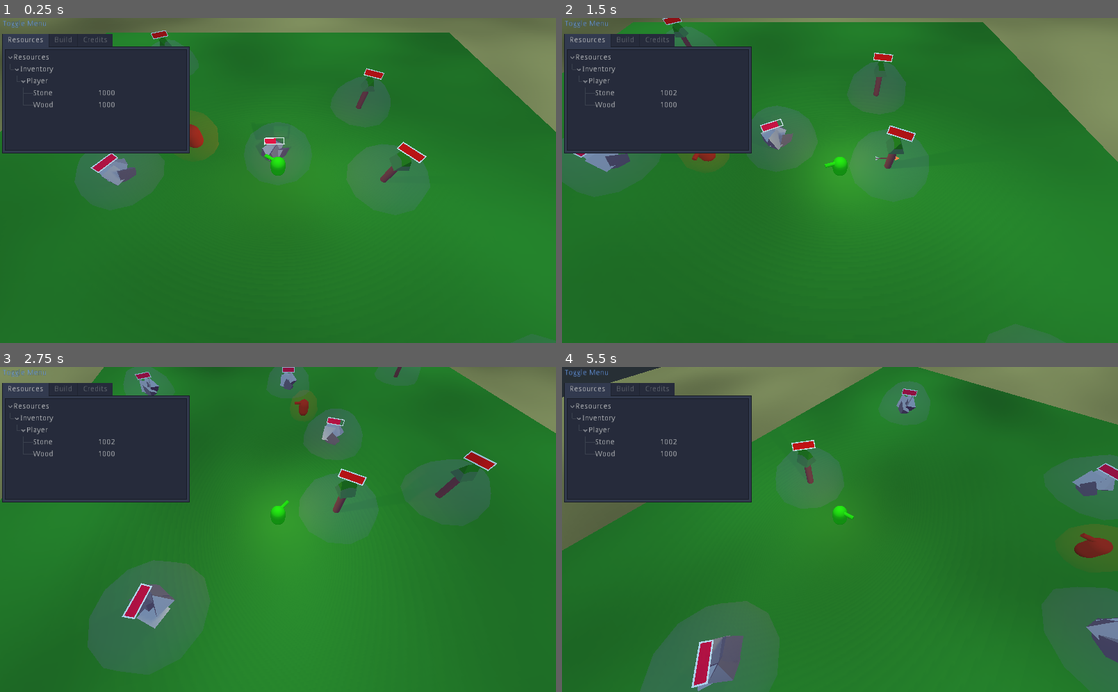
Above: before the commit, frames 1-4 (two rows, left to right).
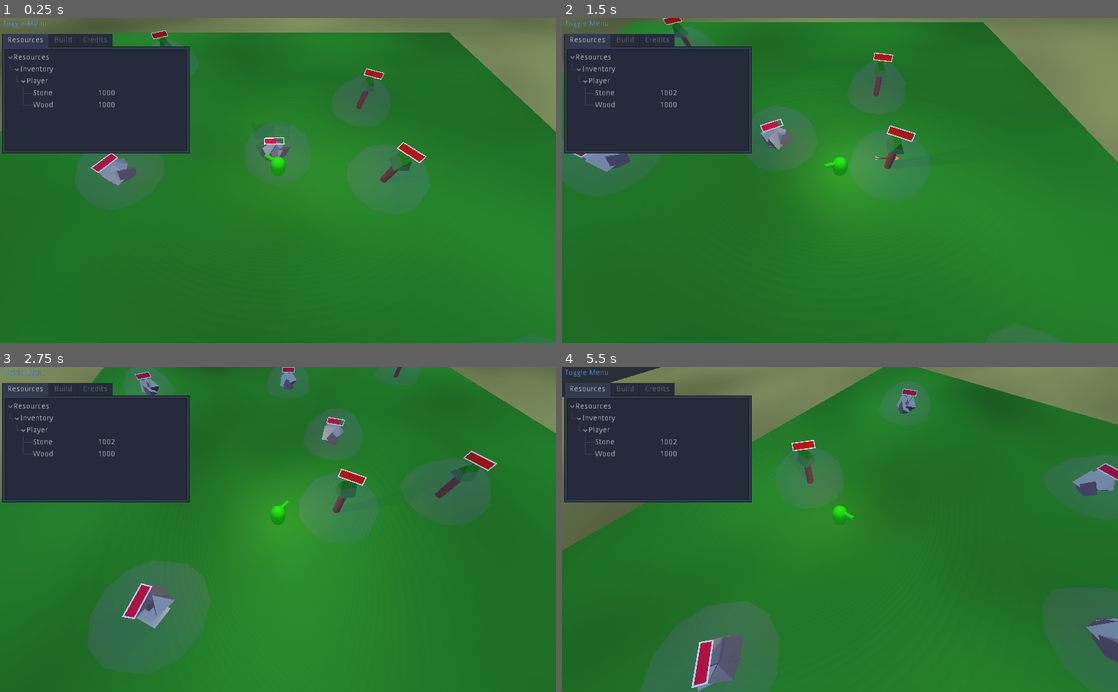
Above: after the commit, the same moments.

Repository: c-dante/godot-jam
Game: Godot game, scene res://FirstScene.tscn
The game is run twice, just before and just after one commit, with the same random seed, the same clock (stepped at 60 frames per second) and the same inputs.
Inputs (mouse positions are in pixels of both pictures, inside the frame that each line leads up to):
- Up to frame 1 (0.25 s): no input
- Up to frame 2 (1.5 s): move the mouse to (962, 164) at 0.52 s; press the mouse at (962, 164) at 0.53 s; hold D (move_right) 0.53-1.28 s; move the mouse to (728, 196) at 1.27 s; release the mouse at (728, 196) at 1.28 s; hold S (move_down) from 1.28 s (still down); tap Shift (sprint) at 1.35 s
- Up to frame 3 (2.75 s): move the mouse to (333, 458) at 2.02 s; release S (move_down) at 2.03 s; hold D (move_right) from 2.03 s (still down); hold E (turn_ccw) from 2.03 s (still down)
- Up to frame 4 (5.5 s): move the mouse to (812, 594) at 2.77 s; release D (move_right) at 2.78 s; release E (turn_ccw) at 2.78 s; hold W (move_up) 2.78-3.53 s; tap Q (turn_cw) at 2.85 s; move the mouse to (1006, 578) at 3.52 s; press the mouse at (1006, 578) at 3.53 s; hold A (move_left) 3.53-5.03 s; move the mouse to (673, 480) at 4.27 s; release the mouse at (673, 480) at 4.28 s; tap Shift (sprint) at 4.35 s; move the mouse to (867, 529) at 5.02 s; hold S (move_down) from 5.03 s (still down); hold E (turn_ccw) from 5.03 s (still down)

The runs differ from the first frame. In frame 1, 0.6% of the frame differs, in the area x 34-40%, y 28-44%; in frame 2, 0.3%; in frame 3, 0.3%; in frame 4, 0.9%, in the area x 90-100%, y 48-62%.

Commit message:
Reload/restart added

Diff:
--- a/FirstScene.tscn
+++ b/FirstScene.tscn
@@ -9,7 +9,6 @@
 [ext_resource path="res://src/Tree/Tree.tscn" type="PackedScene" id=7]
 [ext_resource path="res://src/garbage.gd" type="Script" id=8]
 [ext_resource path="res://src/Equipment.gd" type="Script" id=9]
-[ext_resource path="res://src/Enemy.tscn" type="PackedScene" id=10]
 [ext_resource path="res://default_env.tres" type="Environment" id=12]
 [ext_resource path="res://src/EnemySpawn.gd" type="Script" id=14]
 
@@ -112,8 +111,6 @@
 [node name="ui" parent="." instance=ExtResource( 6 )]
 margin_left = -1.0
 margin_right = 39.0
-playerCamPath = NodePath("../Player/GimbalCamera/Camera")
-cam1Path = NodePath("../../Main/Camera")
 
 [node name="spawn" type="Spatial" parent="."]
 
@@ -174,8 +171,6 @@
 current = true
 fov = 85.0
 
-[node name="Enemy" parent="." instance=ExtResource( 10 )]
-
 [node name="Camera" type="Camera" parent="."]
 transform = Transform( 0.117518, 0.586668, -0.801255, -0.00601571, 0.807252, 0.590176, 0.993052, -0.0645365, 0.0983963, -54.3013, 23.3841, -2.59226 )
 
--- a/src/Events.gd
+++ b/src/Events.gd
@@ -1,6 +1,8 @@
 extends Node
 
 const Res = preload("res://src/Resources.gd")
+
+var main_scene = preload("res://FirstScene.tscn")
 
 # int, Resources.ItemType, Dictionary Material -> int
 signal on_purchase_attempt(owner, item, cost)
@@ -10,3 +12,15 @@
 # signal on_killable_hit(killable, projectile)
 # func killable_hit(killable, projectile):
 # 	emit_signal("on_killable_hit", killable, projectile)
+
+signal on_restart_game()
+func restart_game():
+	emit_signal("on_restart_game")
+	call_deferred("_do_reset")
+
+func _do_reset():
+	var root = get_tree().get_root()
+	var current_scene = root.get_child(root.get_child_count() - 1)
+	current_scene.free()
+	get_tree().get_root().add_child(main_scene.instance())
+	Global._reset_state()
--- a/src/Global.gd
+++ b/src/Global.gd
@@ -1,6 +1,6 @@
 extends Node
 
-onready var SPAWN = $"/root/Main/spawn"
+onready var SPAWN: Node = $"/root/Main/spawn"
 
 const GROUP = {
 	# Group of things that can be "killed", node must be named the group name
@@ -18,8 +18,13 @@
 var Rng = RandomNumberGenerator.new()
 
 func _ready():
+	_reset_state()
+
+func _reset_state():
+	print("RESET GLOBAL")
 	Rng.seed = 8675309
 	seed(Rng.seed)
+	SPAWN = $"/root/Main/spawn"
 
 func gatherResource(owner_instance_id: int, resource: int, amount: float):
 	var inv = Resources.Inventory
--- a/src/Resources.gd
+++ b/src/Resources.gd
@@ -33,9 +33,6 @@
 	}
 }
 
-# Object.instance_id -> ResourceType -> int
-var Inventory = {}
-
 # Checks if a given inventorty can afford a cost
 static func canAfford(inv, cost):
 	for mat in cost:
@@ -47,3 +44,15 @@
 static func removeCost(inv, cost):
 	for mat in cost:
 		inv[mat] -= cost[mat]
+
+
+# --------------------------------------------
+# Object.instance_id -> ResourceType -> int
+var Inventory = {}
+
+func _ready():
+	if Events.connect("on_restart_game", self, "_reset_state", [], CONNECT_DEFERRED) != OK:
+		push_error("Failed to connect to reset")
+
+func _reset_state():
+	Inventory = {}
--- a/src/ui/ui.gd
+++ b/src/ui/ui.gd
@@ -1,28 +1,15 @@
 extends Control
 
 var view: Viewport
-export (NodePath) var playerCamPath
-export (NodePath) var cam1Path
-
-var playerCam: Camera
-var cam1: Camera
-
-onready var playerCamBtn = $"Menu/Cams/CameraBox/Player Camera"
-onready var cam1Btn = $"Menu/Cams/CameraBox/Camera1"
 
 var viewedIntro = false
 
 func _ready():
 	if OS.has_feature("editor"):
-		print("RAN FROM EDITOR")
 		viewedIntro = true
 
 	pause_mode = PAUSE_MODE_PROCESS
 	view = get_viewport();
-	playerCam = get_node(playerCamPath)
-	cam1 = get_node(cam1Path)
-	if playerCamBtn != null && cam1Btn != null:
-		setButtonState()
 
 func _process(_delta):
 	if !viewedIntro:
@@ -40,17 +27,5 @@
 func introClosed():
 	get_tree().paused = false
 
-func setButtonState():
-	playerCamBtn.pressed = view.get_camera() == playerCam
-	cam1Btn.pressed = view.get_camera() == cam1
-
-func _on_Player_Camera_pressed():
-	playerCam.make_current()
-	setButtonState()
-
-func _on_Camera1_pressed():
-	cam1.make_current()
-	setButtonState()
-
-func _on_Miner_pressed():
-	pass
+func _on_Reload_pressed():
+	Events.restart_game()
--- a/src/ui/ui.tscn
+++ b/src/ui/ui.tscn
@@ -1,11 +1,8 @@
-[gd_scene load_steps=11 format=2]
-
-[ext_resource path="res://test.theme" type="Theme" id=1]
+[gd_scene load_steps=8 format=2]
+
 [ext_resource path="res://src/ui/MenuBtn.gd" type="Script" id=2]
 [ext_resource path="res://src/ui/ui.gd" type="Script" id=3]
 [ext_resource path="res://src/ui/ui.theme" type="Theme" id=4]
-[ext_resource path="res://src/ui/LoadBtn.gd" type="Script" id=5]
-[ext_resource path="res://src/ui/SaveBtn.gd" type="Script" id=6]
 [ext_resource path="res://src/ui/Tree.gd" type="Script" id=7]
 [ext_resource path="res://src/ui/BuildMenu.gd" type="Script" id=8]
 [ext_resource path="res://src/ui/ToolTip.gd" type="Script" id=9]
@@ -123,78 +120,12 @@
 text = "Godot <3"
 align = 1
 
+[node name="Button" type="Button" parent="Menu/Credits/ScrollContainer/VBoxContainer"]
+margin_right = 12.0
+margin_bottom = 22.0
+text = "Reload"
+
 [node name="DISABLED" type="Node" parent="Menu"]
-
-[node name="Main" type="Tabs" parent="Menu/DISABLED"]
-visible = false
-anchor_right = 1.0
-anchor_bottom = 1.0
-margin_left = 10.0
-margin_top = 58.0
-margin_bottom = 24.0
-
-[node name="GridContainer" type="GridContainer" parent="Menu/DISABLED/Main"]
-margin_right = 295.0
-margin_bottom = 182.0
-columns = 4
-__meta__ = {
-"_edit_use_anchors_": false
-}
-
-[node name="SaveBtn" type="Button" parent="Menu/DISABLED/Main/GridContainer"]
-margin_right = 41.0
-margin_bottom = 22.0
-disabled = true
-text = "Save"
-script = ExtResource( 6 )
-
-[node name="LoadBtn" type="Button" parent="Menu/DISABLED/Main/GridContainer"]
-margin_left = 51.0
-margin_right = 93.0
-margin_bottom = 22.0
-disabled = true
-text = "Load"
-script = ExtResource( 5 )
-
-[node name="Cams" type="Tabs" parent="Menu/DISABLED"]
-visible = false
-anchor_right = 1.0
-anchor_bottom = 1.0
-margin_left = 10.0
-margin_top = 58.0
-margin_bottom = 24.0
-theme = ExtResource( 1 )
-__meta__ = {
-"_edit_use_anchors_": false
-}
-
-[node name="CameraBox" type="VBoxContainer" parent="Menu/DISABLED/Cams"]
-anchor_right = 1.0
-anchor_bottom = 1.0
-__meta__ = {
-"_edit_use_anchors_": false
-}
-
-[node name="Player Camera" type="Button" parent="Menu/DISABLED/Cams/CameraBox"]
-margin_right = 335.0
-margin_bottom = 22.0
-rect_pivot_offset = Vector2( 236.825, 76.468 )
-toggle_mode = true
-text = "Player Camera"
-__meta__ = {
-"_edit_use_anchors_": false
-}
-
-[node name="Camera1" type="Button" parent="Menu/DISABLED/Cams/CameraBox"]
-margin_top = 26.0
-margin_right = 335.0
-margin_bottom = 48.0
-rect_pivot_offset = Vector2( 236.825, 76.468 )
-toggle_mode = true
-text = "Camera 1"
-__meta__ = {
-"_edit_use_anchors_": false
-}
 
 [node name="IntroDialog" type="AcceptDialog" parent="."]
 margin_left = 82.1821
@@ -271,7 +202,4 @@
 "_edit_use_anchors_": false
 }
 [connection signal="toggled" from="MenuBtn" to="MenuBtn" method="_on_MenuBtn_toggled"]
-[connection signal="pressed" from="Menu/DISABLED/Main/GridContainer/SaveBtn" to="Menu/DISABLED/Main/GridContainer/SaveBtn" method="_on_SaveBtn_pressed"]
-[connection signal="pressed" from="Menu/DISABLED/Main/GridContainer/LoadBtn" to="Menu/DISABLED/Main/GridContainer/LoadBtn" method="_on_LoadBtn_pressed"]
-[connection signal="pressed" from="Menu/DISABLED/Cams/CameraBox/Player Camera" to="." method="_on_Player_Camera_pressed"]
-[connection signal="pressed" from="Menu/DISABLED/Cams/CameraBox/Camera1" to="." method="_on_Camera1_pressed"]
+[connection signal="pressed" from="Menu/Credits/ScrollContainer/VBoxContainer/Button" to="." method="_on_Reload_pressed"]
Not shown: 1 places in FirstScene.tscn that only renumber resources
Not shown, changed: README.md
